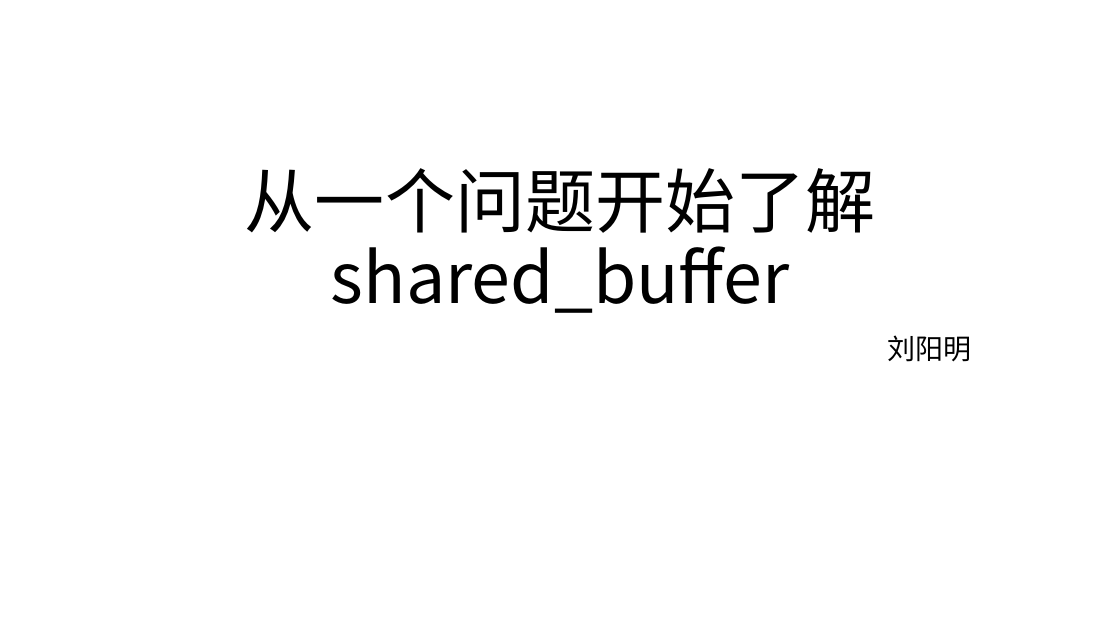
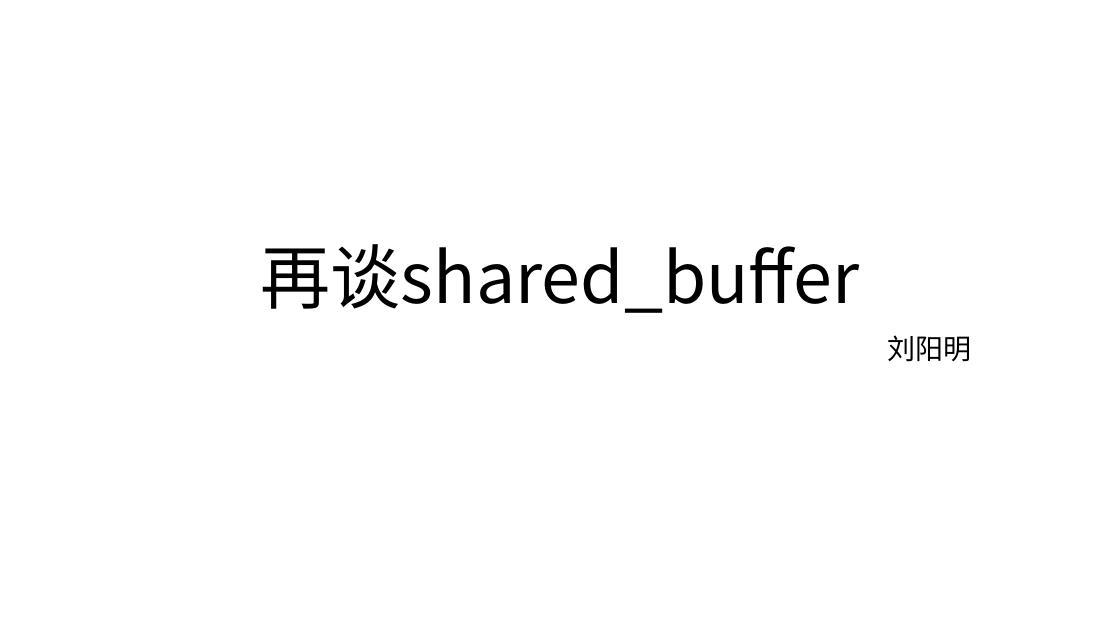
Before and after one commit to yummyliu/papers, a slide deck: slide 1 of pg-buffer.pptx. Drawn at 1120x630 pixels with LibreOffice and Linux fonts; fonts in the diff are those of the drawing. Boxes give left, top, right and bottom in pixels: in the first picture for what was removed or moved away, otherwise in the second. Text is boxed around its words. In the diff, an @@ line names an element or a change of style, - is before the commit and + after.

```diff
--- a/pg-buffer.pptx
+++ b/pg-buffer.pptx
@@ title at <box>261,244,859,313</box>: text changed @@
-从一个问题开始了解shared_buffer
+再谈shared_buffer
```
Also in this commit, not shown: 1 other slide changed, 14 slides added, 5 other files.
